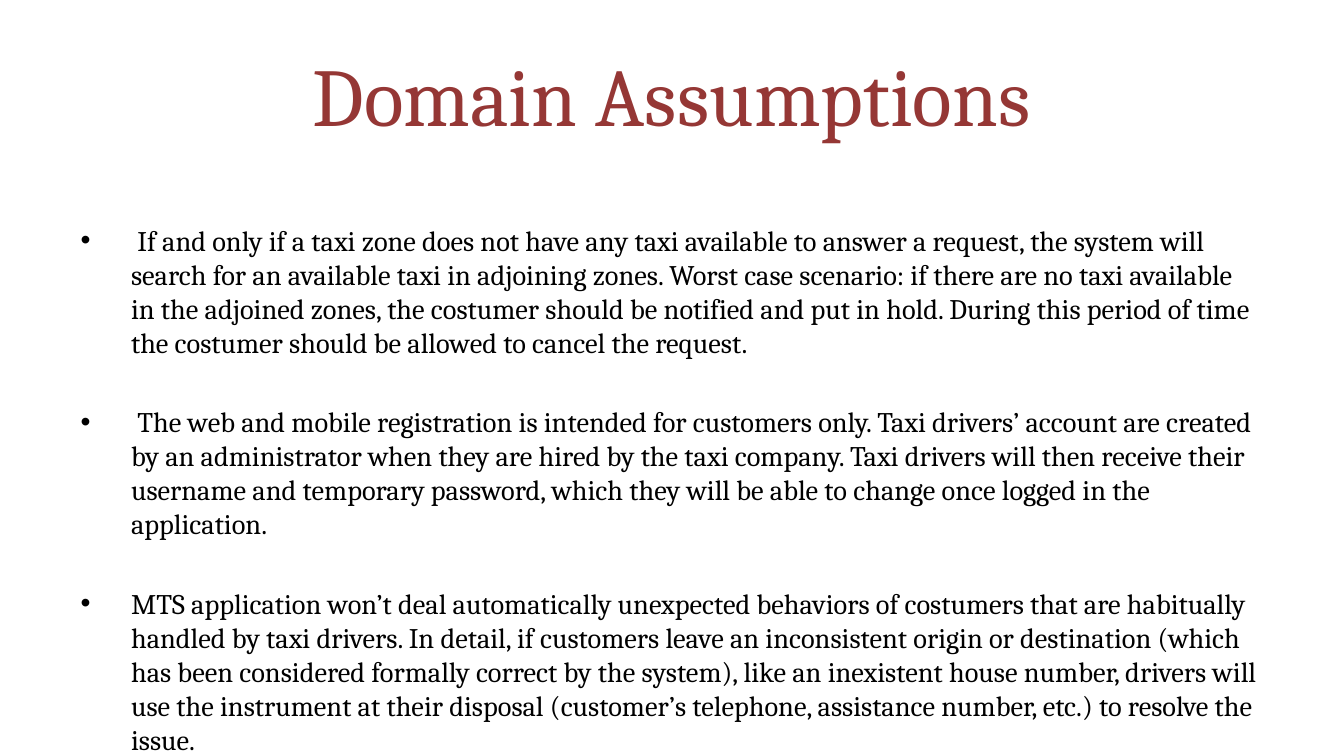
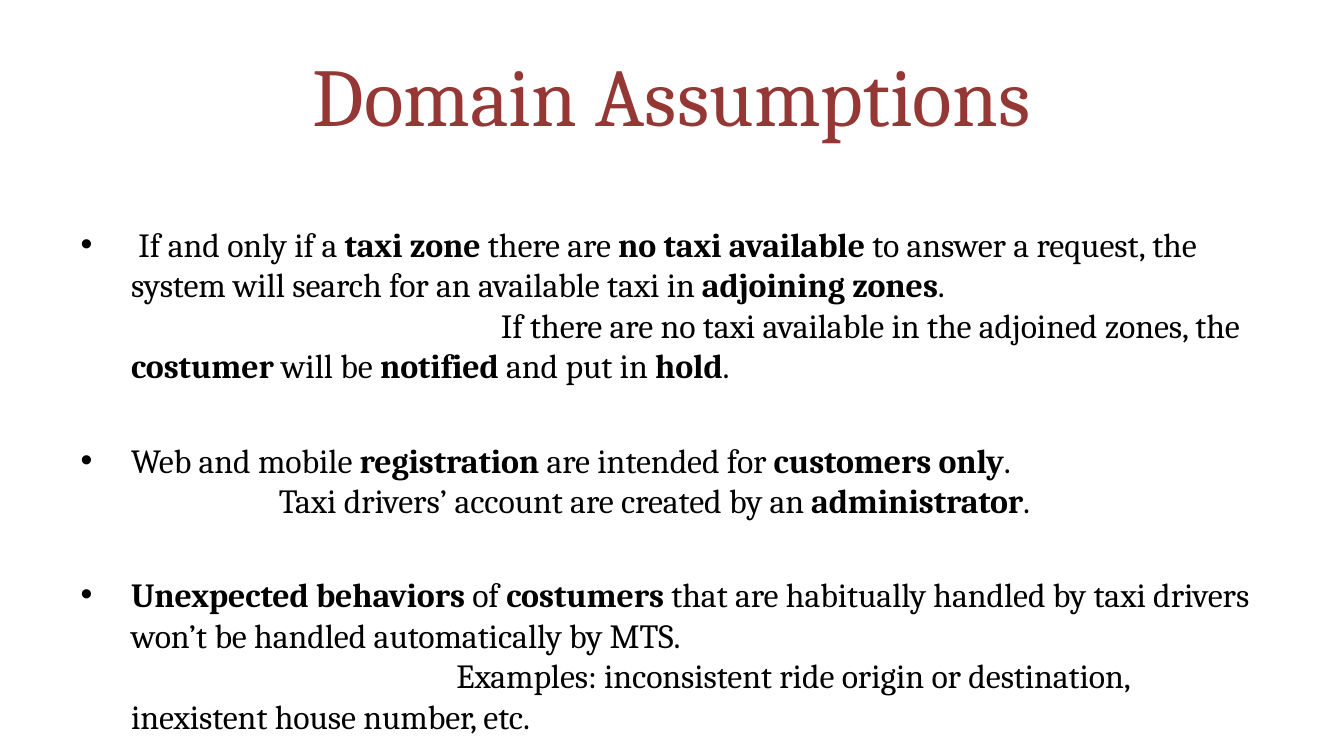
Before and after one commit to MarcoRomani/myTaxyService-SE2-PozziRomani, a slide deck: slide 5 of OtherStuff/FINAL PRESENTATION/MyTaxiService.pptx. Drawn at 1344x756 pixels with LibreOffice and Linux fonts; fonts in the diff are those of the drawing. Boxes give left, top, right and bottom in pixels: in the first picture for what was removed or moved away, otherwise in the second. Text is boxed around its words. In the diff, an @@ line names an element or a change of style, - is before the commit and + after.

Commit message:
Final Presentation small update

```diff
--- a/OtherStuff/FINAL PRESENTATION/MyTaxiService.pptx
+++ b/OtherStuff/FINAL PRESENTATION/MyTaxiService.pptx
@@ text at (131, 233, 1249, 696): text changed; size 15.2 to 18.1 pt @@
-• If and only if a taxi zone does not have any taxi available to answer a request, the system will search for an available taxi in adjoining zones. Worst case scenario: if there are no taxi available in the adjoined zones, the costumer should be notified and put in hold. During this period of time the costumer should be allowed to cancel the request.
-• The web and mobile registration is intended for customers only. Taxi drivers’ account are created by an administrator when they are hired by the taxi company. Taxi drivers will then receive their username and temporary password, which they will be able to change once logged in the application.
-• MTS application won’t deal automatically unexpected behaviors of costumers that are habitually handled by taxi drivers. In detail, if customers leave an inconsistent origin or destination (which has been considered formally correct by the system), like an inexistent house number, drivers will use the instrument at their disposal (customer’s telephone, assistance number, etc.) to resolve the issue.
+• If and only if a taxi zone there are no taxi available to answer a request, the system will search for an available taxi in adjoining zones. If there are no taxi available in the adjoined zones, the costumer will be notified and put in hold.
+• Web and mobile registration are intended for customers only. Taxi drivers’ account are created by an administrator.
+• Unexpected behaviors of costumers that are habitually handled by taxi drivers won’t be handled automatically by MTS. Examples: inconsistent ride origin or destination, inexistent house number, etc.
```
Also in this commit, not shown: 11 other slides changed.
